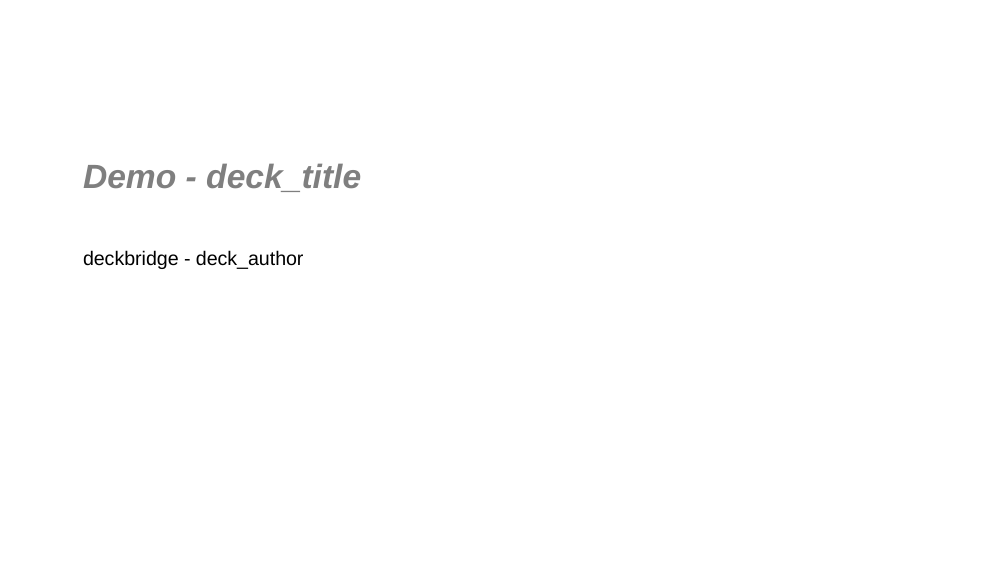
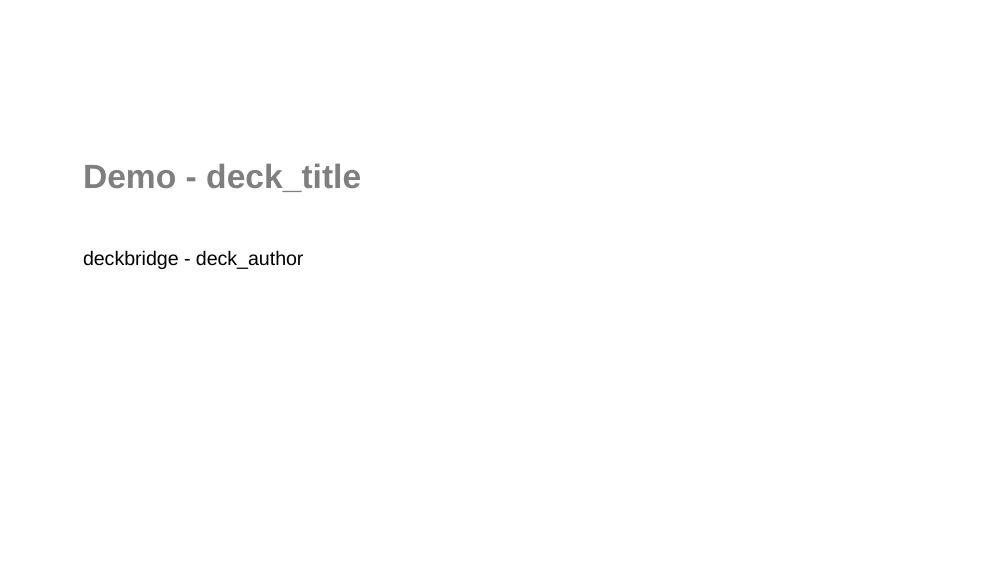
Before and after one commit to josephcobb111/deckbridge, a slide deck: slide 1 of notebooks/demo.pptx. Drawn at 1008x567 pixels with LibreOffice and Linux fonts; fonts in the diff are those of the drawing. Boxes give left, top, right and bottom in pixels: in the first picture for what was removed or moved away, otherwise in the second. Text is boxed around its words. In the diff, an @@ line names an element or a change of style, - is before the commit and + after.

```diff
--- a/notebooks/demo.pptx
+++ b/notebooks/demo.pptx
@@ text "Demo - deck_title" at (x1=83, y1=163, x2=361, y2=192): italic off @@
```
Also in this commit, not shown: 4 other files.
